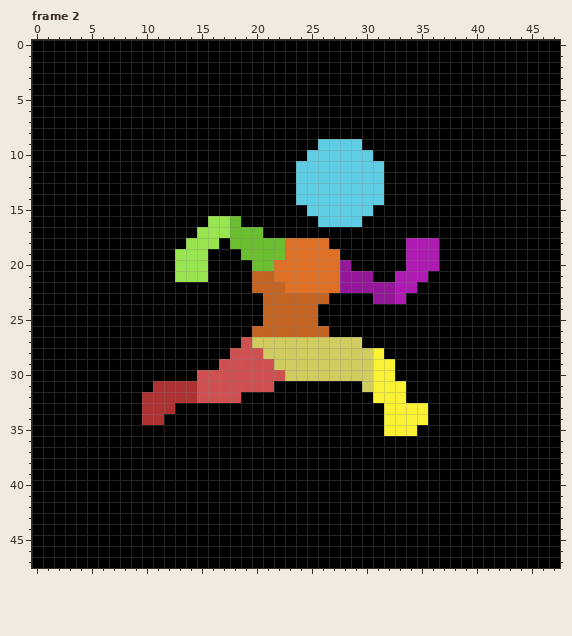
Two states of a pixel-art file, Diplomagic_GFX/Character_Sprites/ProtoPlayer_Sprites/ProtoPlayer_Stock_Sprites/ProtoPlayer_Run/player run 48x48.aseprite. This is how it looked before the edit.
48x48 pixels, 8 frames. Shown: frame 2. The commit also changed other frames, which this record leaves out.
The same view after the edit:
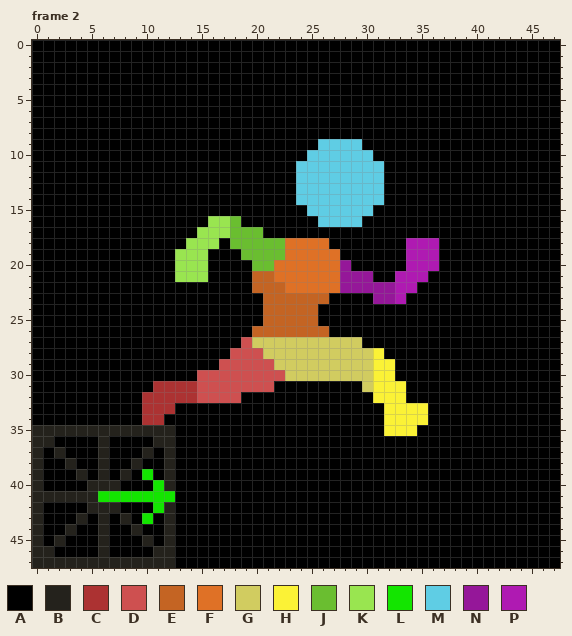
Palette (. is transparent): A #000000  B #24221c  C #ac3232  D #ce5050  E #c46423  F #df7126  G #d1cc60  H #fbf236  J #6abe30  K #99e550  L #13e500  M #5fcde4  N #951799  P #af1ab2
Changes in this commit:
{"where": "frame 2, layer \"Background\""}
{"frame":2,"y":35,"x":0,"old":"AAAAAAAAAAAAA","new":"BBBBBBBBBBBBB"}
{"frame":2,"y":36,"x":0,"old":"AA","new":"BB"}
{"frame":2,"y":36,"x":6,"old":"A","new":"B"}
{"frame":2,"y":36,"x":11,"old":"AA","new":"BB"}
{"frame":2,"y":37,"x":0,"old":"A","new":"B"}
{"frame":2,"y":37,"x":2,"old":"A","new":"B"}
{"frame":2,"y":37,"x":6,"old":"A","new":"B"}
{"frame":2,"y":37,"x":10,"old":"A","new":"B"}
{"frame":2,"y":37,"x":12,"old":"A","new":"B"}
{"frame":2,"y":38,"x":0,"old":"A","new":"B"}
{"frame":2,"y":38,"x":3,"old":"A","new":"B"}
{"frame":2,"y":38,"x":6,"old":"A","new":"B"}
{"frame":2,"y":38,"x":9,"old":"A","new":"B"}
{"frame":2,"y":38,"x":12,"old":"A","new":"B"}
{"frame":2,"y":39,"x":0,"old":"A","new":"B"}
{"frame":2,"y":39,"x":4,"old":"A","new":"B"}
{"frame":2,"y":39,"x":6,"old":"A","new":"B"}
{"frame":2,"y":39,"x":8,"old":"A","new":"B"}
{"frame":2,"y":39,"x":10,"old":"A","new":"L"}
{"frame":2,"y":39,"x":12,"old":"A","new":"B"}
{"frame":2,"y":40,"x":0,"old":"A","new":"B"}
{"frame":2,"y":40,"x":5,"old":"AAA","new":"BBB"}
{"frame":2,"y":40,"x":11,"old":"AA","new":"LB"}
{"frame":2,"y":41,"x":0,"old":"AAAAAAAAAAAAA","new":"BBBBBBLLLLLLL"}
{"frame":2,"y":42,"x":0,"old":"A","new":"B"}
{"frame":2,"y":42,"x":5,"old":"AAA","new":"BBB"}
{"frame":2,"y":42,"x":11,"old":"AA","new":"LB"}
{"frame":2,"y":43,"x":0,"old":"A","new":"B"}
{"frame":2,"y":43,"x":4,"old":"A","new":"B"}
{"frame":2,"y":43,"x":6,"old":"A","new":"B"}
{"frame":2,"y":43,"x":8,"old":"A","new":"B"}
{"frame":2,"y":43,"x":10,"old":"A","new":"L"}
{"frame":2,"y":43,"x":12,"old":"A","new":"B"}
{"frame":2,"y":44,"x":0,"old":"A","new":"B"}
{"frame":2,"y":44,"x":3,"old":"A","new":"B"}
{"frame":2,"y":44,"x":6,"old":"A","new":"B"}
{"frame":2,"y":44,"x":9,"old":"A","new":"B"}
{"frame":2,"y":44,"x":12,"old":"A","new":"B"}
{"frame":2,"y":45,"x":0,"old":"A","new":"B"}
{"frame":2,"y":45,"x":2,"old":"A","new":"B"}
{"frame":2,"y":45,"x":6,"old":"A","new":"B"}
{"frame":2,"y":45,"x":10,"old":"A","new":"B"}
{"frame":2,"y":45,"x":12,"old":"A","new":"B"}
{"frame":2,"y":46,"x":0,"old":"AA","new":"BB"}
{"frame":2,"y":46,"x":6,"old":"A","new":"B"}
{"frame":2,"y":46,"x":11,"old":"AA","new":"BB"}
{"frame":2,"y":47,"x":0,"old":"AAAAAAAAAAAAA","new":"BBBBBBBBBBBBB"}
{"label":"changed","picture_box":[32,425,175,568]}
